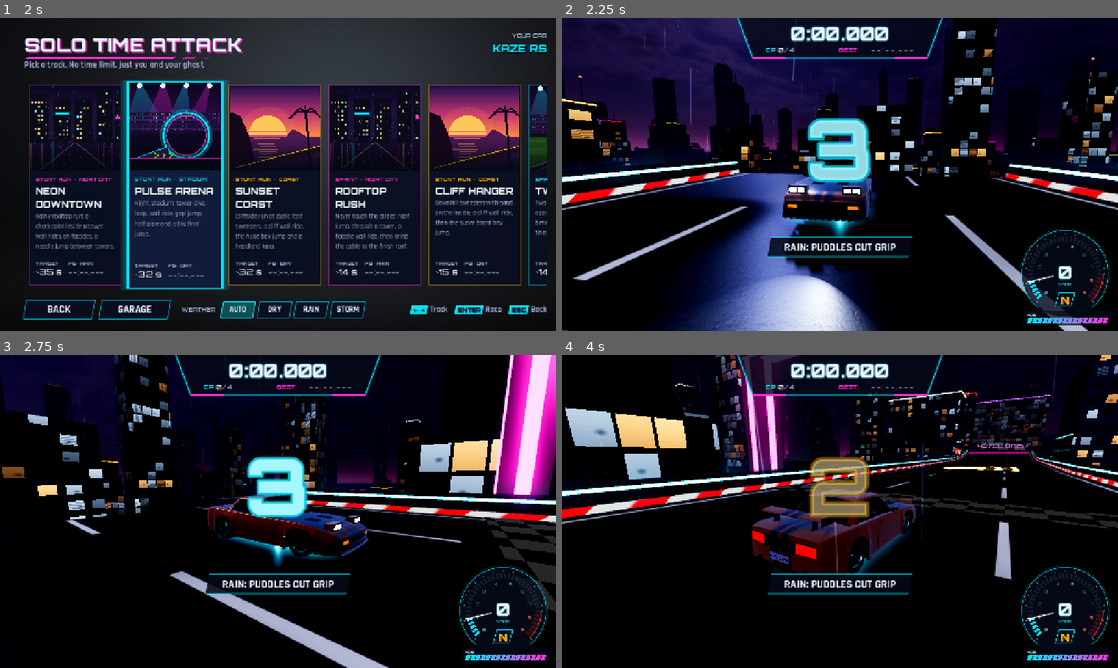
Above: before the commit, frames 1-4 (two rows, left to right).
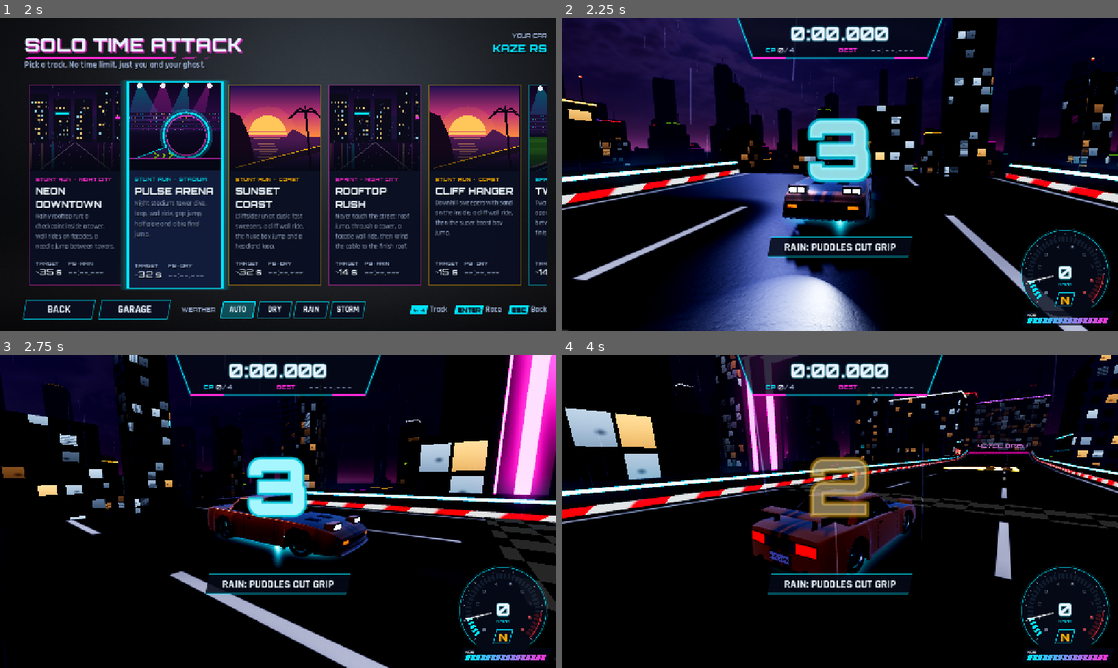
Above: after the commit, the same moments.

Repository: khanhonthetrack/speedfest
Game: Godot game, scene res://ui/main_menu.tscn
Two runs of this game, one before a commit and one after it. Both use one fixed random seed, a clock stepped at 60 frames per second and the inputs below.
Inputs (mouse positions are in pixels of both pictures, inside the frame that each line leads up to):
- Up to frame 1 (2 s): tap Enter at 0.5 s; move the mouse to (400, 158) at 0.52 s; hold D (steer_right) 0.53-1.25 s; hold C (camera_cycle) 0.53-1.25 s; click (400, 158) at 0.67 s; click (127, 130) at 1.25 s
- Up to frame 2 (2.25 s): click (639, 183) at 2.02 s
- Up to frame 3 (2.75 s): no input
- Up to frame 4 (4 s): drag from (728, 527) to (812, 574) at 2.77 s; move the mouse to (895, 442) at 3.52 s; hold D (steer_right) from 3.53 s (still down); hold Q (look_back) from 3.53 s (still down)

Frame 1 is identical in both runs. In frame 2, 0.7% of the frame differs, in the area x 1-100%, y 3-52%; in frame 3, 0.6%; in frame 4, 0.9%, in the area x 16-74%, y 0-38%.

Commit message:
look (M7 plan steps 1-2): fog lit by the lights, kept off the sky; bloom only on real highlights
- Volumetric fog: city 0.012 -> 0.005, arena 0.006 -> 0.0022, sky_affect 0.1 (was 1: the fog
  painted over the sky), ambient inject 0.08/0.05, neutral albedo, anisotropy 0.5; the moon/key
  light scatters at 0.15 (coast sun 1.0); lamps 3.0, neon 2.0, arch 1.5, gate 0.4, tunnel 0.3.
  With volumetrics on, exponential fog x0.6 and its sky affect x0.5 (they stacked).
- Forward+ bloom: glow_bloom 0 (bloomed every pixel), thresholds 1.2-1.4, luminance cap 8,
  shorter glow levels, lower intensity. Web keeps the authored glow.
- All from the authored values on every retune (no compounding on settings changes);
  look-dev args --vfog --vsky --glow=old.
- Arena: starry navy sky instead of a grey veil; start view without the pink wash.
  (city_kit also lowers the lit-window fraction, part of step 3.)

Co-Authored-By: Claude Opus 5.5 <noreply@anthropic.com>
Claude-Session: https://claude.ai/code/session_01CMDh9pTv1h5xawNJJ9eFH2

Diff:
--- a/game/tracks/scenery/arena_kit.gd
+++ b/game/tracks/scenery/arena_kit.gd
@@ -433,6 +433,7 @@
 		ol.omni_range = 26.0
 		ol.light_energy = 3.0
 		ol.light_color = CYAN if made % 2 == 0 else MAGENTA
+		ol.light_volumetric_fog_energy = 1.5
 		ol.distance_fade_enabled = true
 		ol.distance_fade_begin = 200.0
 		ol.distance_fade_length = 50.0
--- a/game/tracks/scenery/city_kit.gd
+++ b/game/tracks/scenery/city_kit.gd
@@ -148,7 +148,7 @@
 func _add_building(c: Vector3, b: Basis, w: float, dpt: float, h: float, front: Vector3, near_road: bool) -> void:
 	var seed := rng.randf()
 	var style: float = [0.1, 0.1, 0.35, 0.7][rng.randi_range(0, 3)]
-	var lit := rng.randf_range(0.18, 0.5)
+	var lit := rng.randf_range(0.12, 0.4)
 	var tint := rng.randf_range(0.15, 0.85)
 	var cus := Color(seed, style, lit, tint)
 	var podium_h := h
@@ -639,6 +639,7 @@
 		sl.spot_attenuation = 0.8
 		sl.light_energy = 6.0
 		sl.light_color = Color(1.0, 0.65, 0.35)
+		sl.light_volumetric_fog_energy = 3.0   # lamp cones in the haze
 		sl.shadow_enabled = false
 		sl.distance_fade_enabled = true
 		sl.distance_fade_begin = 140.0
@@ -675,6 +676,7 @@
 		ol.light_color = col.lightened(0.15)
 		ol.light_energy = 3.0
 		ol.light_specular = 0.8           # long neon streaks on the damp road
+		ol.light_volumetric_fog_energy = 2.0
 		ol.omni_range = clampf(10.0 + float(spot[2]) * 0.8, 12.0, 24.0)
 		ol.omni_attenuation = 1.4
 		ol.shadow_enabled = false
--- a/game/tracks/scenery/scenery_env.gd
+++ b/game/tracks/scenery/scenery_env.gd
@@ -10,11 +10,21 @@
 var sun: DirectionalLight3D
 var sky_material: ShaderMaterial
 var _authored: Dictionary = {}
+var _authored_levels: Array[float] = []
 var _pano_amount := 0.0
 
 const SkyPanoramas := preload("res://tracks/scenery/sky_panoramas.gd")
 
-const _TUNED_PROPS := ["ssr_enabled", "ssao_enabled", "ssil_enabled", "sdfgi_enabled", "volumetric_fog_enabled", "glow_enabled"]
+const _TUNED_PROPS := ["ssr_enabled", "ssao_enabled", "ssil_enabled", "sdfgi_enabled", "volumetric_fog_enabled", "glow_enabled",
+	"fog_density", "fog_sky_affect", "volumetric_fog_density", "volumetric_fog_sky_affect",
+	"glow_bloom", "glow_hdr_threshold", "glow_intensity", "glow_hdr_luminance_cap"]
+## Forward+ bloom (M7 look plan step 2): only real highlights bloom (threshold above 1.0, no
+## whole-frame glow_bloom), with a short tail. The web keeps the authored glow.
+const PC_GLOW := {
+	"city": {"threshold": 1.25, "intensity": 0.75, "levels": [0.0, 0.85, 1.0, 0.6, 0.25, 0.06, 0.0]},
+	"arena": {"threshold": 1.2, "intensity": 0.85, "levels": [0.0, 0.75, 1.0, 0.65, 0.3, 0.08, 0.0]},
+	"coast": {"threshold": 1.4, "intensity": -1.0, "levels": [0.0, 0.5, 1.0, 0.6, 0.3, 0.1, 0.0]},
+}
 
 
 static func create(p_theme: String) -> SceneryEnv:
@@ -40,12 +50,16 @@
 
 
 func retune() -> void:
+	# start from the authored values every time (settings change often; nothing may compound)
 	for k in _authored:
 		env.set(k, _authored[k])
+	for i in _authored_levels.size():
+		env.set_glow_level(i, _authored_levels[i])
 	# quality 0 (weak devices) keeps the procedural sky only
 	sky_material.set_shader_parameter("pano_amount", _pano_amount if Settings.quality >= 1 else 0.0)
 	Settings.tune_environment(env)
 	_quality_extras()
+	_pc_atmosphere()
 	Settings.tune_sun(sun)
 	_sun_extras()
 
@@ -83,6 +97,8 @@
 			_city()
 	for k in _TUNED_PROPS:
 		_authored[k] = env.get(k)
+	for i in 7:
+		_authored_levels.append(env.get_glow_level(i))
 	retune()
 
 
@@ -170,11 +186,15 @@
 	env.ssr_depth_tolerance = 0.3
 	env.ssao_enabled = true
 	env.ssao_intensity = 1.6
+	# volumetric haze lit by the street lights, not by the sky or the moon, and kept off the sky
 	env.volumetric_fog_enabled = true
-	env.volumetric_fog_density = 0.012
-	env.volumetric_fog_albedo = Color(0.6, 0.55, 0.75)
+	env.volumetric_fog_density = 0.005
+	env.volumetric_fog_albedo = Color(0.8, 0.8, 0.85)
 	env.volumetric_fog_length = 160.0
-	env.volumetric_fog_ambient_inject = 0.4
+	env.volumetric_fog_ambient_inject = 0.08
+	env.volumetric_fog_sky_affect = 0.1
+	env.volumetric_fog_anisotropy = 0.5
+	env.volumetric_fog_temporal_reprojection_amount = 0.8
 	env.adjustment_contrast = 1.08
 	env.adjustment_saturation = 1.15
 	env.tonemap_exposure = 1.05
@@ -222,10 +242,12 @@
 	env.ssr_fade_out = 2.0
 	env.ssao_enabled = true
 	env.volumetric_fog_enabled = true
-	env.volumetric_fog_density = 0.006
-	env.volumetric_fog_albedo = Color(0.8, 0.8, 0.85)
+	env.volumetric_fog_density = 0.0022
+	env.volumetric_fog_albedo = Color(0.65, 0.67, 0.72)
 	env.volumetric_fog_length = 200.0
-	env.volumetric_fog_ambient_inject = 0.3
+	env.volumetric_fog_ambient_inject = 0.05
+	env.volumetric_fog_sky_affect = 0.1
+	env.volumetric_fog_anisotropy = 0.5
 	env.adjustment_contrast = 1.1
 	env.adjustment_saturation = 1.08
 	env.tonemap_exposure = 1.0
@@ -283,10 +305,33 @@
 	env.volumetric_fog_albedo = Color(1.0, 0.8, 0.7)
 	env.volumetric_fog_anisotropy = 0.6
 	env.volumetric_fog_length = 300.0
+	env.volumetric_fog_sky_affect = 0.3
 	env.adjustment_contrast = 1.05
 	env.adjustment_saturation = 1.1
 	env.tonemap_exposure = 1.0
 	env.tonemap_white = 8.0
+
+
+## Forward+ only (M7 look plan steps 1-2): with volumetric fog on, the exponential fog is thinned
+## (the two stacked and flattened the skyline), and bloom keeps to real highlights.
+## Look-dev: --vfog=<density x> --vsky=<sky affect> --glow=old (authored bloom, for A/B shots).
+func _pc_atmosphere() -> void:
+	if Settings.is_compat():
+		return
+	if env.volumetric_fog_enabled:
+		env.fog_density = float(_authored["fog_density"]) * 0.6
+		env.fog_sky_affect = float(_authored["fog_sky_affect"]) * 0.5
+		env.volumetric_fog_density = float(_authored["volumetric_fog_density"]) * float(TestHooks.arg("vfog", 1.0))
+		if TestHooks.has_arg("vsky"):
+			env.volumetric_fog_sky_affect = float(TestHooks.arg("vsky", 0.1))
+	if env.glow_enabled and String(TestHooks.arg("glow", "")) != "old":
+		var g: Dictionary = PC_GLOW.get(theme, PC_GLOW["city"])
+		env.glow_bloom = 0.0
+		env.glow_hdr_threshold = float(g["threshold"])
+		env.glow_hdr_luminance_cap = 8.0
+		if float(g["intensity"]) > 0.0:
+			env.glow_intensity = float(g["intensity"])
+		_glow_levels(g["levels"])
 
 
 func _quality_extras() -> void:
@@ -313,3 +358,5 @@
 		# Night: the moon/key light is weak, shadows are a luxury.
 		sun.shadow_enabled = sun.shadow_enabled and Settings.quality >= 2
 	sun.directional_shadow_fade_start = 0.8
+	# the moon/key light no longer lights the whole fog volume (the dusk sun's rays are wanted)
+	sun.light_volumetric_fog_energy = 1.0 if theme == "coast" else 0.15
--- a/game/tracks/track.gd
+++ b/game/tracks/track.gd
@@ -236,6 +236,7 @@
 		light.omni_range = 16.0
 		light.omni_attenuation = 1.4
 		light.shadow_enabled = false
+		light.light_volumetric_fog_energy = 0.4   # the gate fills the start view: no pink wash
 		light.position = Vector3(0, top - 1.2, 0)
 		root.add_child(light)
 	if not with_area:
--- a/game/tracks/track_builder.gd
+++ b/game/tracks/track_builder.gd
@@ -1229,6 +1229,7 @@
 			ol.light_color = Color(1.0, 0.65, 0.3)
 			ol.light_energy = 2.0
 			ol.omni_range = 16.0
+			ol.light_volumetric_fog_energy = 0.3
 			ol.position = path.sample_transform(d) * Vector3(0, 6.5, 0)
 			root.add_child(ol)
 
